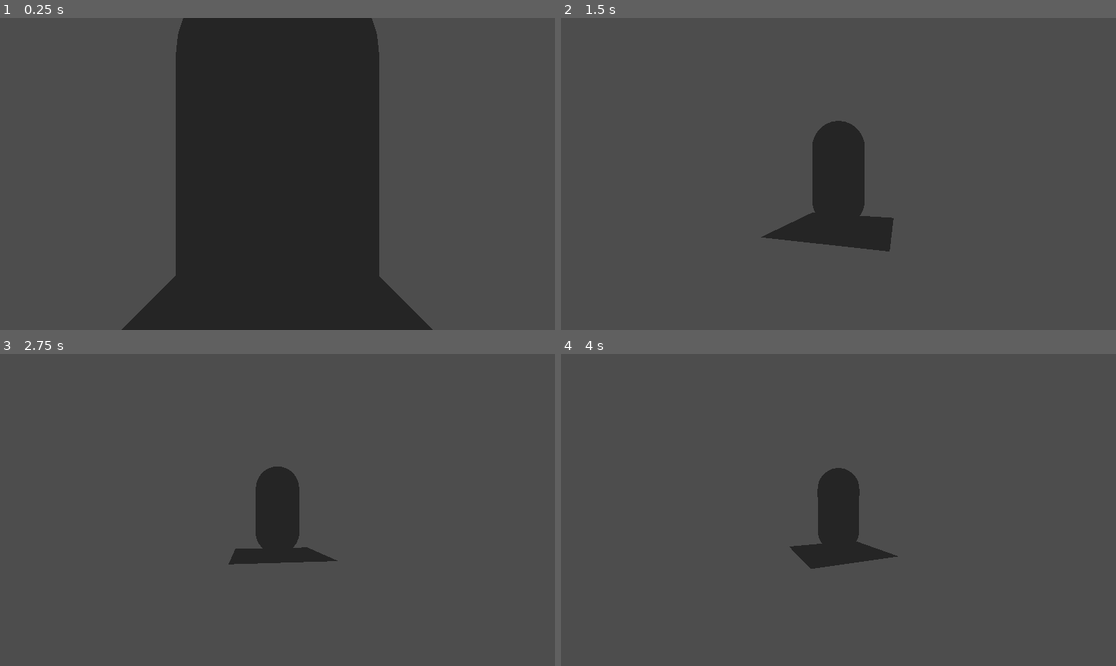
Above: before the commit, frames 1-4 (two rows, left to right).
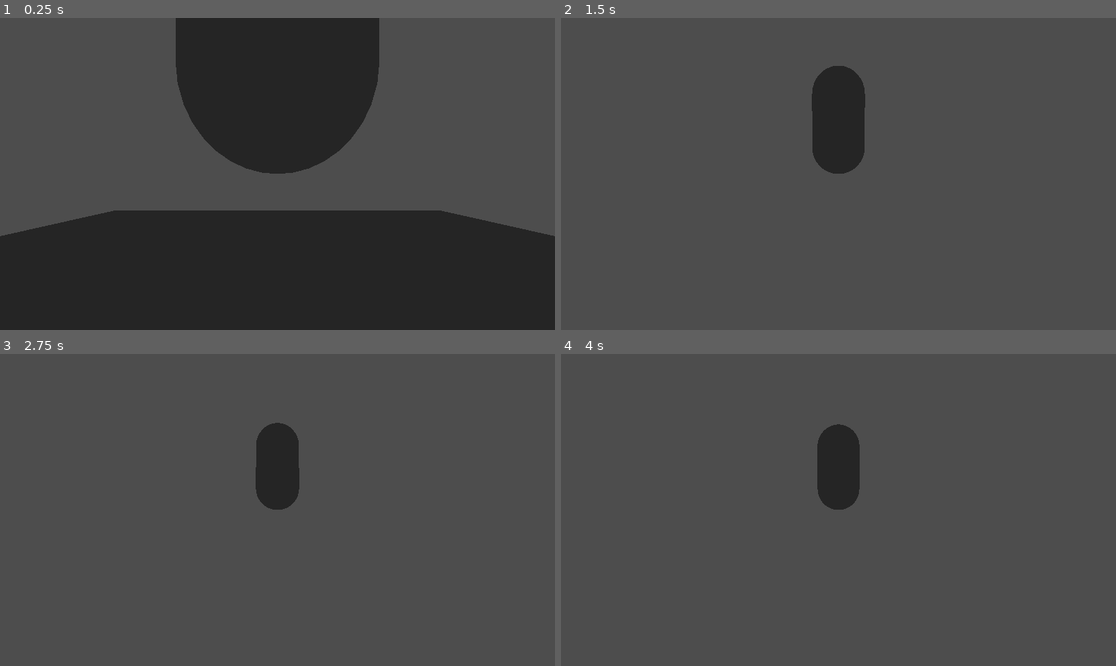
Above: after the commit, the same moments.

Repository: Into-The-Maze/arkanyx-nv
Game: Godot game, scene res://Scenes/world.tscn
The game is run twice, just before and just after one commit, with the same random seed, the same clock (stepped at 60 frames per second) and the same inputs.
Inputs (mouse positions are in pixels of both pictures, inside the frame that each line leads up to):
- Up to frame 1 (0.25 s): no input
- Up to frame 2 (1.5 s): move the mouse to (866, 174) at 0.52 s; hold W (move_forward, bound only after the commit) from 0.53 s (still down); move the mouse to (810, 174) at 1.27 s
- Up to frame 3 (2.75 s): keep holding W (move_forward, bound only after the commit); move the mouse to (288, 503) at 2.02 s
- Up to frame 4 (4 s): keep holding W (move_forward, bound only after the commit); move the mouse to (832, 516) at 2.77 s; tap Enter at 3.5 s; move the mouse to (877, 513) at 3.52 s

The runs differ from the first frame. In frame 1, 28% of the frame differs, in the area x 0-100%, y 0-100%; in frame 2, 5.0%; in frame 3, 2.9%; in frame 4, 2.9%.

Commit message:
momentum based WASD movement

Diff:
--- a/Scenes/character.tscn
+++ b/Scenes/character.tscn
@@ -1,5 +1,6 @@
-[gd_scene load_steps=6 format=3 uid="uid://dp5s7rhrwuaa4"]
+[gd_scene load_steps=7 format=3 uid="uid://dp5s7rhrwuaa4"]
 
+[ext_resource type="Script" path="res://Scripts/Player/movement.gd" id="1_8xy7i"]
 [ext_resource type="Script" path="res://Scripts/Player/springarm.gd" id="1_phgx6"]
 [ext_resource type="Script" path="res://Scripts/Player/camera_interpolation.gd" id="2_6se4h"]
 
@@ -12,18 +13,19 @@
 [sub_resource type="SphereShape3D" id="SphereShape3D_1n2n6"]
 radius = 0.2
 
-[node name="Character" type="Node3D"]
-transform = Transform3D(1, 0, 0, 0, 1, 0, 0, 0, 1, 0, 1, 0)
+[node name="Character" type="CharacterBody3D"]
+transform = Transform3D(1, 0, 0, 0, 1, 0, 0, 0, 1, 0.00142908, 1, 0.00708866)
+top_level = true
+script = ExtResource("1_8xy7i")
 
-[node name="Rigidbody" type="RigidBody3D" parent="."]
-collision_layer = 2
-
-[node name="Collider" type="CollisionShape3D" parent="Rigidbody"]
+[node name="Collider" type="CollisionShape3D" parent="."]
 shape = SubResource("CapsuleShape3D_o4w3w")
 
 [node name="Mesh" type="MeshInstance3D" parent="."]
+transform = Transform3D(1, 0, 0, 0, 1, 0, 0, 0, 1, 0, 1, 0)
 layers = 2
 mesh = SubResource("CapsuleMesh_3wky1")
+skeleton = NodePath("")
 
 [node name="Pivot" type="Node3D" parent="."]
 transform = Transform3D(1, 0, 0, 0, 1, 0, 0, 0, 1, 0, 1.6, 0)
--- a/Scenes/world.tscn
+++ b/Scenes/world.tscn
@@ -12,11 +12,14 @@
 [node name="World" type="Node3D"]
 
 [node name="StaticBody3D" type="StaticBody3D" parent="."]
+transform = Transform3D(1, 0, 0, 0, 1, 0, 0, 0, 1, 0.00787783, 4.76837e-07, -0.0160789)
 
 [node name="CollisionShape3D" type="CollisionShape3D" parent="StaticBody3D"]
+transform = Transform3D(1, 0, 0, 0, 1, 0, 0, 0, 1, -0.00787687, -2.38419e-07, 0.0160751)
 shape = SubResource("BoxShape3D_4yo1v")
 
 [node name="MeshInstance3D" type="MeshInstance3D" parent="StaticBody3D/CollisionShape3D"]
+transform = Transform3D(4.46281, 0, 0, 0, 1, 0, 0, 0, 4.46281, 0, 0, 0)
 mesh = SubResource("PlaneMesh_t7w6c")
 skeleton = NodePath("../../..")
 
--- /dev/null
+++ b/Scripts/Player/movement.gd
@@ -0,0 +1,36 @@
+extends CharacterBody3D
+
+@export var max_speed: float = 10.0
+@export var acceleration: float = 30.0
+@onready var camera: Camera3D = $Pivot/Camera
+
+func _ready() -> void:
+	pass
+
+func _process(delta: float) -> void:
+	pass
+
+func _physics_process(delta: float) -> void:
+
+	var input_vector: Vector3 = Vector3.ZERO
+	if Input.is_action_pressed("move_forward"):
+		input_vector.z -= 1
+	if Input.is_action_pressed("move_backward"):
+		input_vector.z += 1
+	if Input.is_action_pressed("move_left"):
+		input_vector.x -= 1
+	if Input.is_action_pressed("move_right"):
+		input_vector.x += 1
+	input_vector = input_vector.normalized()
+
+	var direction: Vector3 = input_vector.rotated(Vector3.UP, camera.global_rotation.y)
+	var current_velocity: Vector3 = velocity
+
+	if direction != Vector3.ZERO:
+		var target_velocity: Vector3 = direction * max_speed
+		current_velocity = current_velocity.move_toward(target_velocity, acceleration * delta)
+	else:
+		current_velocity = current_velocity.move_toward(Vector3.ZERO, acceleration * delta)
+
+	velocity = current_velocity
+	move_and_slide()
--- a/project.godot
+++ b/project.godot
@@ -14,3 +14,26 @@
 run/main_scene="res://Scenes/world.tscn"
 config/features=PackedStringArray("4.3", "Forward Plus")
 config/icon="res://icon.svg"
+
+[input]
+
+move_forward={
+"deadzone": 0.5,
+"events": [Object(InputEventKey,"resource_local_to_scene":false,"resource_name":"","device":-1,"window_id":0,"alt_pressed":false,"shift_pressed":false,"ctrl_pressed":false,"meta_pressed":false,"pressed":false,"keycode":0,"physical_keycode":87,"key_label":0,"unicode":119,"location":0,"echo":false,"script":null)
+]
+}
+move_backward={
+"deadzone": 0.5,
+"events": [Object(InputEventKey,"resource_local_to_scene":false,"resource_name":"","device":-1,"window_id":0,"alt_pressed":false,"shift_pressed":false,"ctrl_pressed":false,"meta_pressed":false,"pressed":false,"keycode":0,"physical_keycode":83,"key_label":0,"unicode":115,"location":0,"echo":false,"script":null)
+]
+}
+move_left={
+"deadzone": 0.5,
+"events": [Object(InputEventKey,"resource_local_to_scene":false,"resource_name":"","device":-1,"window_id":0,"alt_pressed":false,"shift_pressed":false,"ctrl_pressed":false,"meta_pressed":false,"pressed":false,"keycode":0,"physical_keycode":65,"key_label":0,"unicode":97,"location":0,"echo":false,"script":null)
+]
+}
+move_right={
+"deadzone": 0.5,
+"events": [Object(InputEventKey,"resource_local_to_scene":false,"resource_name":"","device":-1,"window_id":0,"alt_pressed":false,"shift_pressed":false,"ctrl_pressed":false,"meta_pressed":false,"pressed":false,"keycode":0,"physical_keycode":68,"key_label":0,"unicode":100,"location":0,"echo":false,"script":null)
+]
+}
